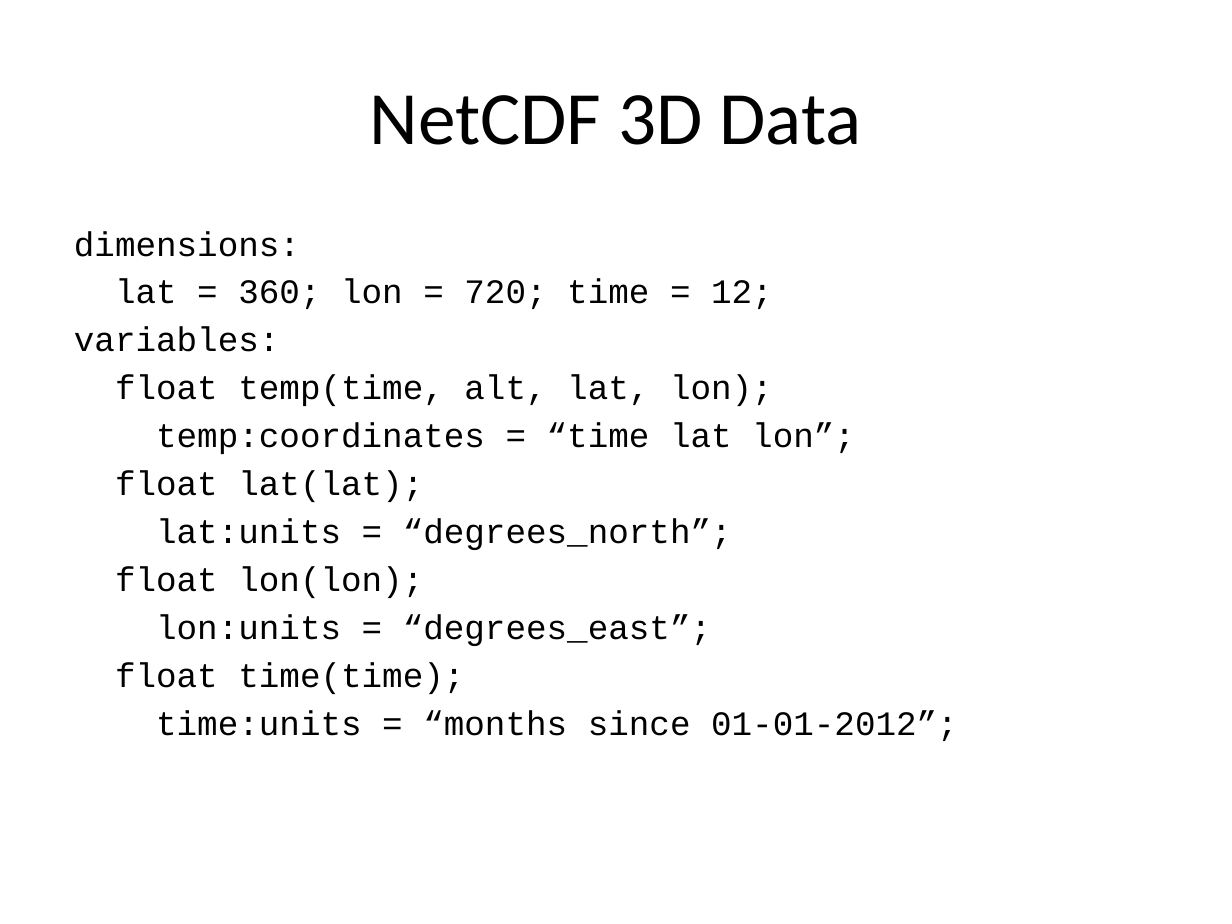
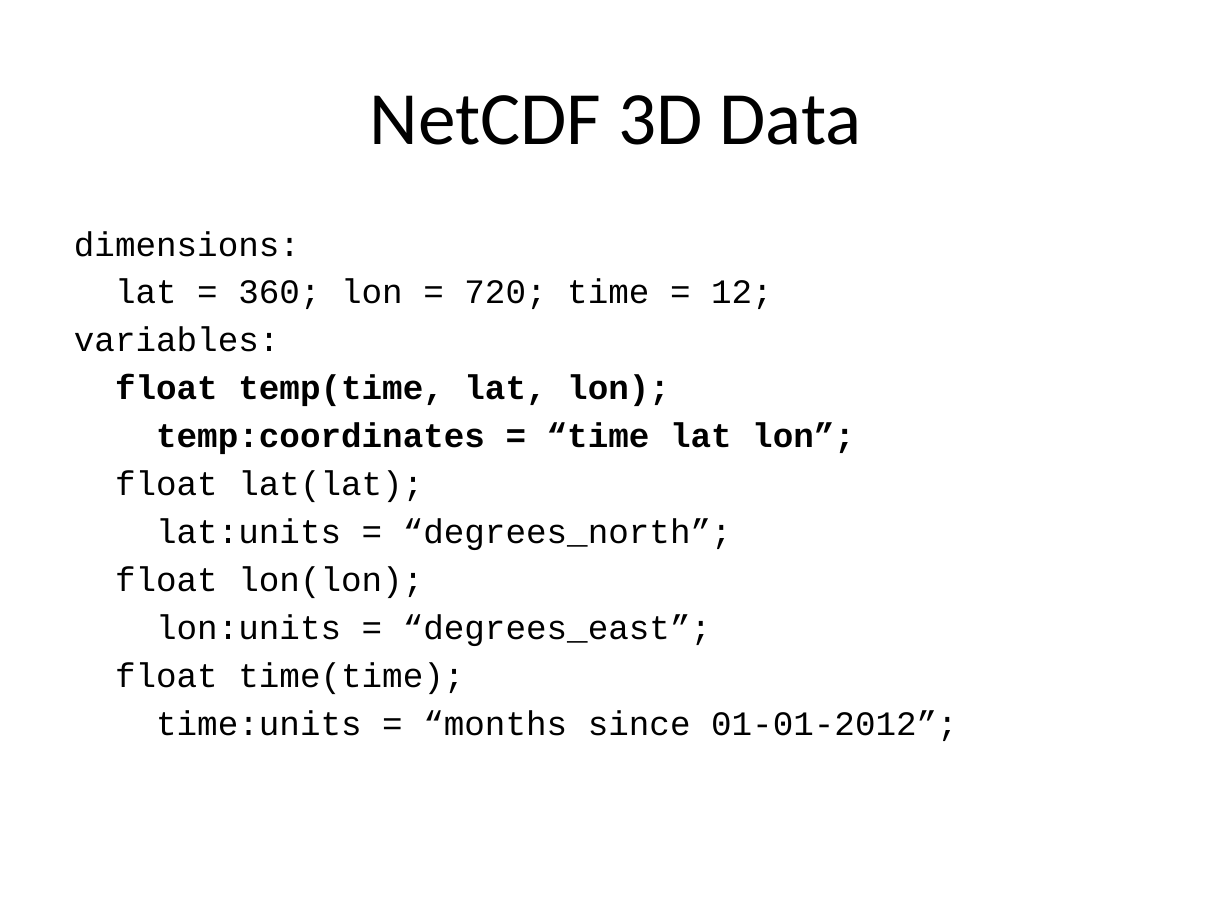
Before and after one commit to Unidata/thredds, a slide deck: slide 2 of docs/web/thredds/tech/tds4.3/tutorial/GRIB.pptx. Drawn at 1232x924 pixels with LibreOffice and Linux fonts; fonts in the diff are those of the drawing. Boxes give left, top, right and bottom in pixels: in the first picture for what was removed or moved away, otherwise in the second. Text is boxed around its words. In the diff, an @@ line names an element or a change of style, - is before the commit and + after.

```diff
--- a/docs/web/thredds/tech/tds4.3/tutorial/GRIB.pptx
+++ b/docs/web/thredds/tech/tds4.3/tutorial/GRIB.pptx
@@ text at (115, 374, 670, 406): text changed; bold on @@
-float temp(time, alt, lat, lon);
+float temp(time, lat, lon);
@@ text at (156, 422, 855, 454): bold on in "temp:coordinates = “time lat lon”;" @@
```
Also in this commit, not shown: 1 other slide changed, 2 slides added, 1 slide removed, 11 other files.
